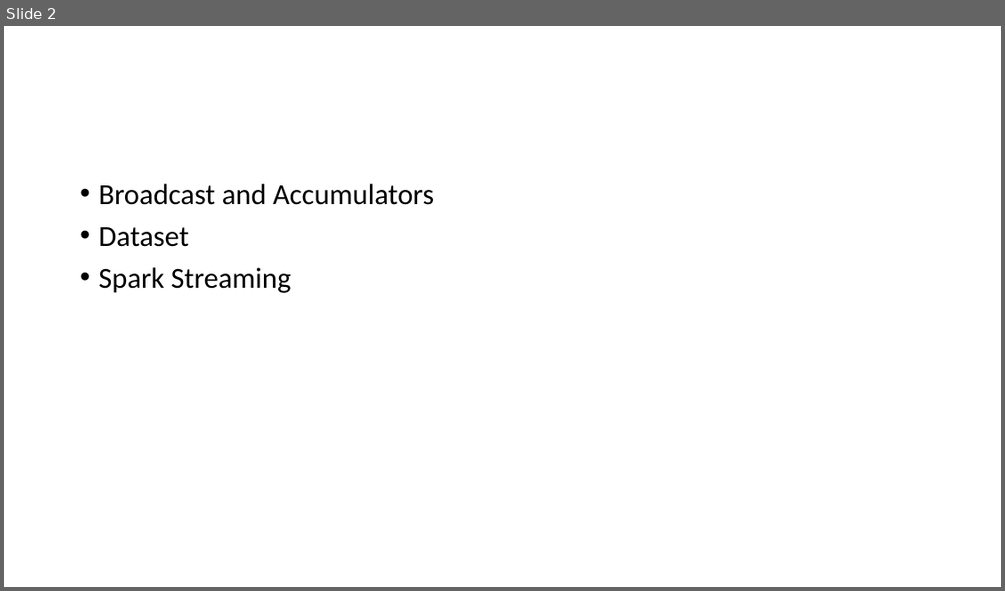
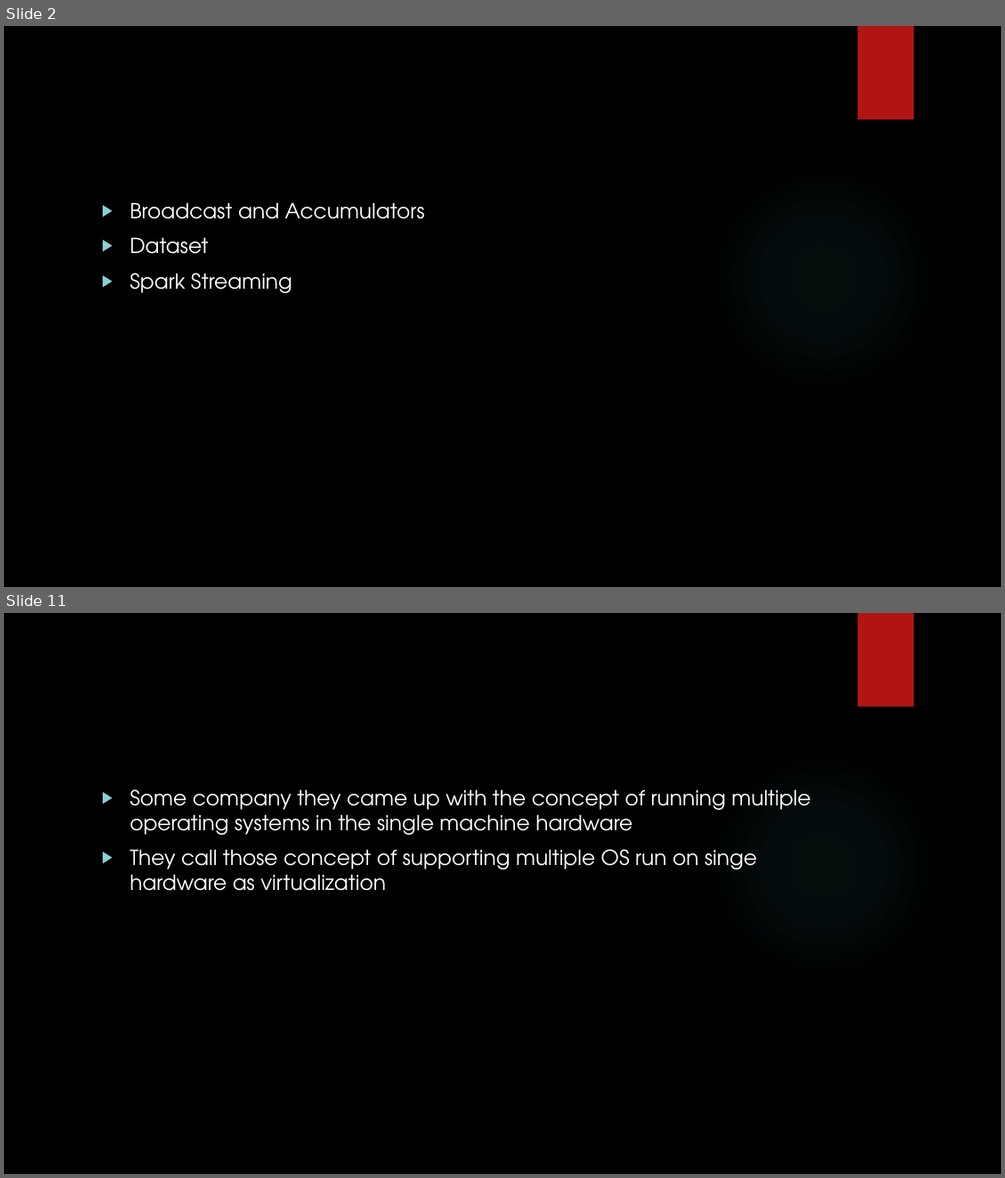
Before and after one commit to karthick1808/CDB21DW007, a slide deck: Presentation.pptx. Shown one above the other, each under a label of ours: slide 2 before the commit, slides 2 and 11 after it; the slides between them are not shown. The pictures are 1005x591 and 1005x1178 pixels, drawn with LibreOffice and Linux fonts; fonts in the diff are those of the drawing; background and template pictures are left out. Boxes give left, top, right and bottom in pixels: in the first picture for what was removed or moved away, otherwise in the second. Text is boxed around its words. In the diff, an @@ line names an element or a change of style, - is before the commit and + after.

```diff
--- a/Presentation.pptx
+++ b/Presentation.pptx
@@ slide 11 added at (4,613,1001,1174), background picture (left out); not listed: 2 template elements that a slide beside it also shows @@
@@ text added at (129,789,810,891), 20 pt, text #FFFFFF @@
+▶ Some company they came up with the concept of running multiple operating systems in the single machine hardware
+▶ They call those concept of supporting multiple OS run on singe hardware as virtualization
@@ slide 2 changed as well @@
@@ background #FFFFFF to picture (left out) @@
@@ rectangle added at (858,26,914,119), fill #B01513 @@
@@ ellipse added at (708,163,938,394), fill gradient #50B9C1 @@
@@ text "Broadcast and Accumulators": place and size @@
-text "Broadcast and Accumulators" at (98,184,434,293)
+text "Broadcast and Accumulators" at (129,202,425,293)
@@ text "Broadcast and Accumulators" at (129,202,425,293): size 28 to 20 pt, font Calibri to TeX Gyre Adventor, text colour #000000 to #FFFFFF; bullet • to ▶; line spacing 0.9 to 1 @@
```
Also in this commit, not shown: 3 other slides changed, 19 other slides added, 1 slide removed.
